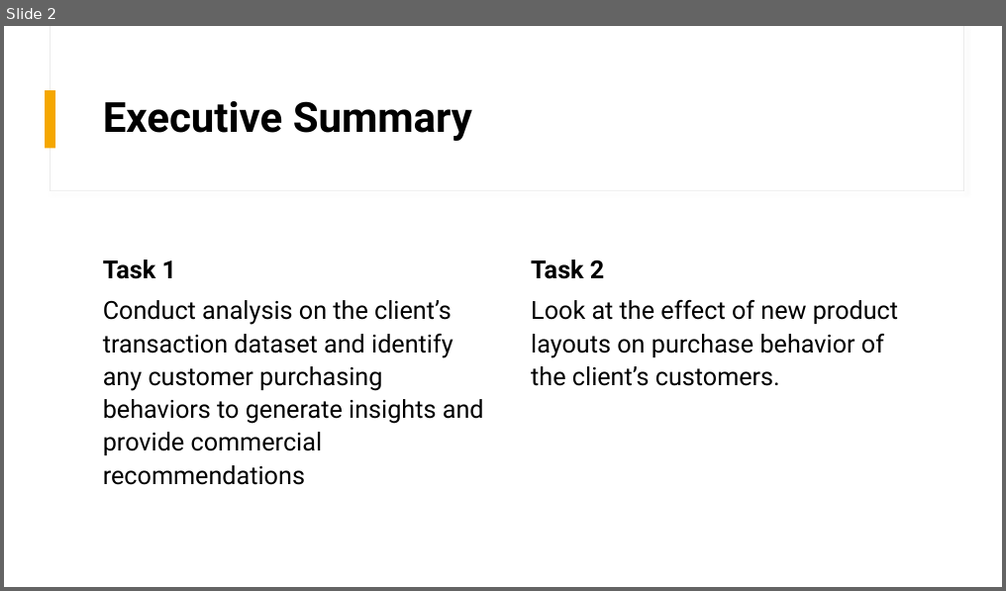
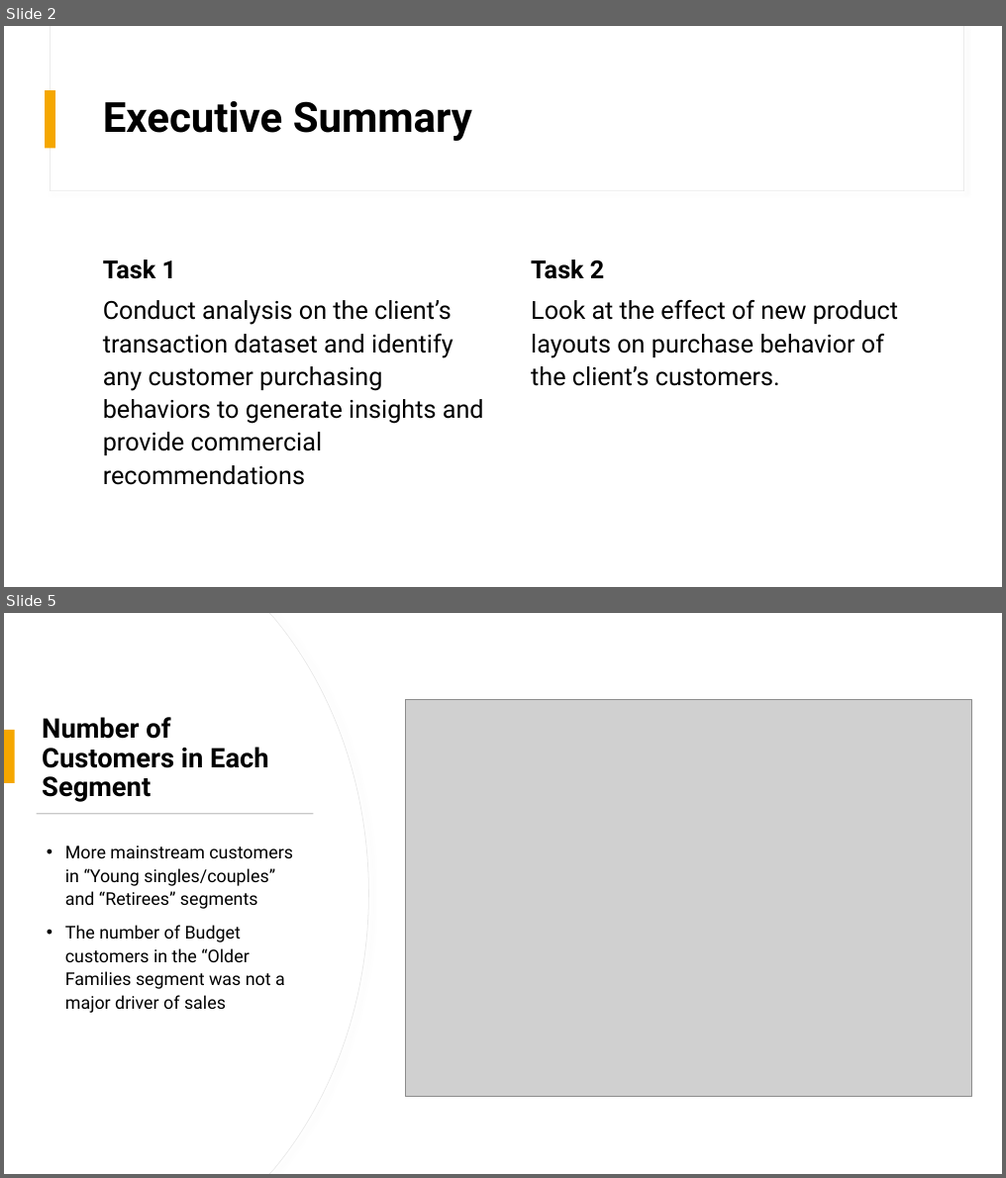
Before and after one commit to daniel8691/Quantium-virtual-internship, a slide deck: Powerpoint_presentation/Category Review.pptx. Shown one above the other, each under a label of ours: slide 2 before the commit, slides 2 and 5 after it; the slides between them are not shown. The pictures are 1006x591 and 1006x1178 pixels, drawn with LibreOffice and Linux fonts; fonts in the diff are those of the drawing; grey boxes stand for pictures. Boxes give left, top, right and bottom in pixels: in the first picture for what was removed or moved away, otherwise in the second. Text is boxed around its words. In the diff, an @@ line names an element or a change of style, - is before the commit and + after.

```diff
--- a/Powerpoint_presentation/Category Review.pptx
+++ b/Powerpoint_presentation/Category Review.pptx
@@ slide 5 added at (4,613,1002,1174), background #FFFFFF @@
@@ rectangle added at (4,613,1002,1174), fill #FFFFFF @@
@@ freeform shape added at (4,613,368,1174), fill #FFFFFF, outline #E9E9E9 0.75 pt @@
@@ freeform shape added at (4,613,368,1174), fill #FFFFFF @@
@@ rectangle added at (50,613,963,778), fill #FFFFFF, outline #E9E9E9 0.75 pt @@
@@ rectangle added at (51,613,963,777), fill #FFFFFF @@
@@ picture added at (405,700,972,1096) @@
@@ rectangle added at (4,730,15,783), fill #F5A700 @@
@@ title added at (42,717,268,802), 26 pt, text #000000, bold @@
+Number of Customers in Each Segment
@@ rectangle added at (50,708,355,1088), fill #FFFFFF, outline #E9E9E9 1 pt @@
@@ rectangle added at (37,813,313,814), fill #C9C9C9 @@
@@ text added at (65,846,293,1013), 17 pt, text #000000 @@
+• More mainstream customers in “Young singles/couples” and “Retirees” segments
+• The number of Budget customers in the “Older Families segment was not a major driver of sales
```
Also in this commit, not shown: 7 other slides added, 7 other files.
